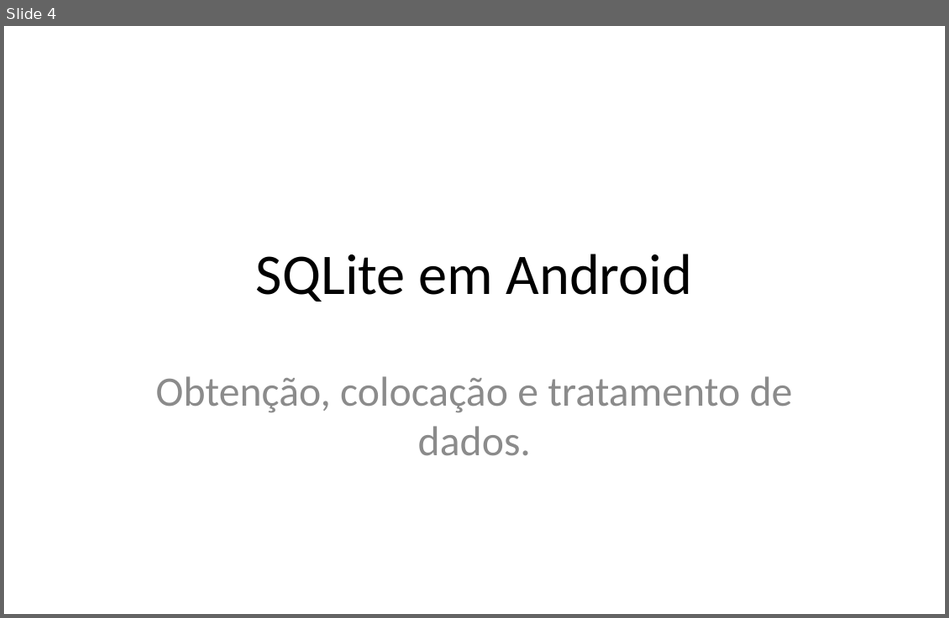
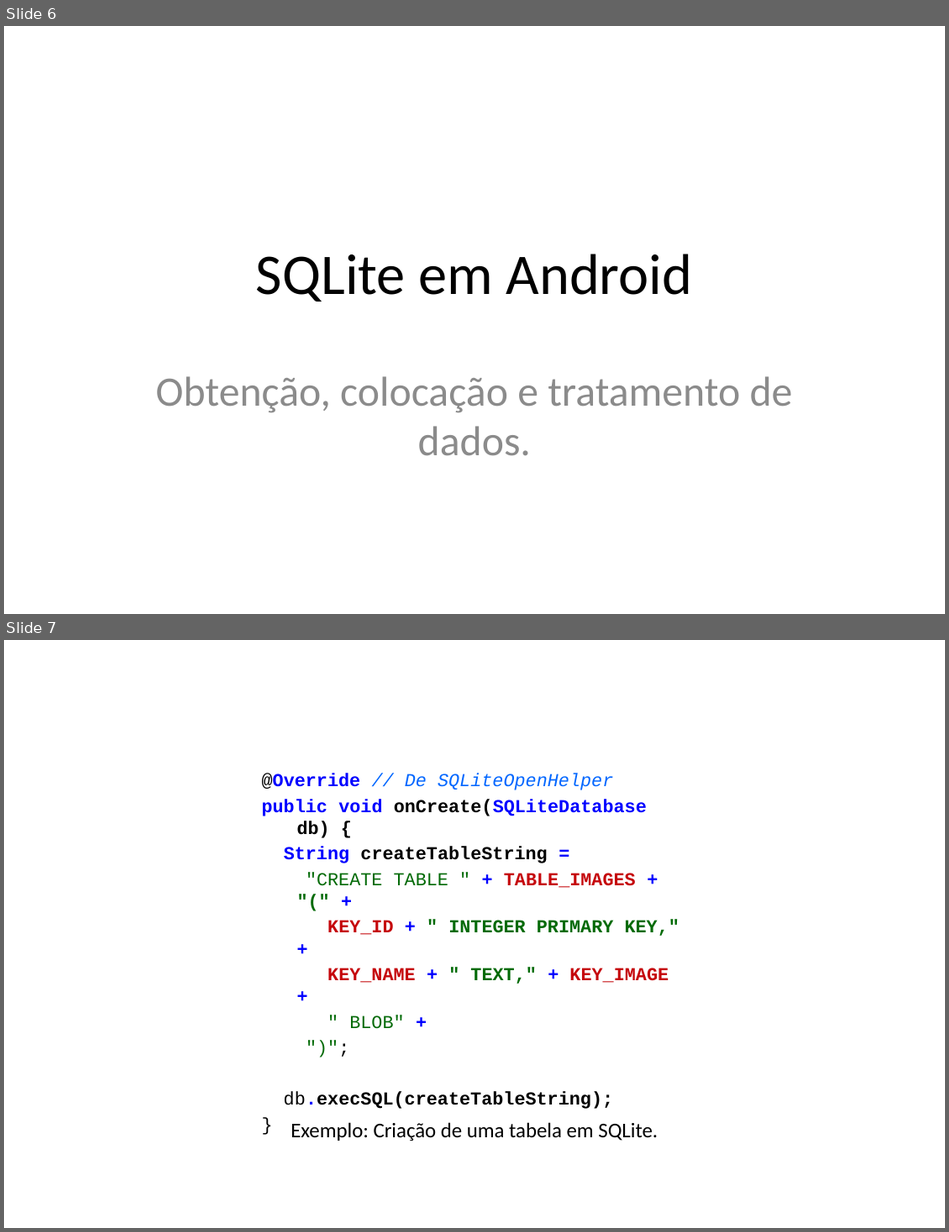
Before and after one commit to iptomar/letrinhas_si, a slide deck: Apresentacoes/v02.pptx. Shown one above the other, each under a label of ours: slide 4 before the commit, slides 6 and 7 after it. The pictures are 949x618 and 949x1232 pixels, drawn with LibreOffice and Linux fonts; fonts in the diff are those of the drawing; background and template pictures are left out. Boxes give left, top, right and bottom in pixels: in the first picture for what was removed or moved away, otherwise in the second. Text is boxed around its words. In the diff, an @@ line names an element or a change of style, - is before the commit and + after.

```diff
--- a/Apresentacoes/v02.pptx
+++ b/Apresentacoes/v02.pptx
@@ slide 7 added at [4, 640, 945, 1228], background #FFFFFF @@
@@ text added at [262, 773, 679, 1109], 14 pt, text #000000, bold @@
+@Override // De SQLiteOpenHelper
+public void onCreate(SQLiteDatabase db) {
+String createTableString =
+"CREATE TABLE " + TABLE_IMAGES + "(" +
+KEY_ID + " INTEGER PRIMARY KEY," +
+KEY_NAME + " TEXT," + KEY_IMAGE +
+" BLOB" +
+")";
+db.execSQL(createTableString);
+}
@@ text added at [290, 1122, 658, 1141], 16 pt, text #000000 @@
+Exemplo: Criação de uma tabela em SQLite.
@@ what was slide 4 is now slide 6 @@
```
Also in this commit, not shown: 2 slides changed, 10 other slides added.
